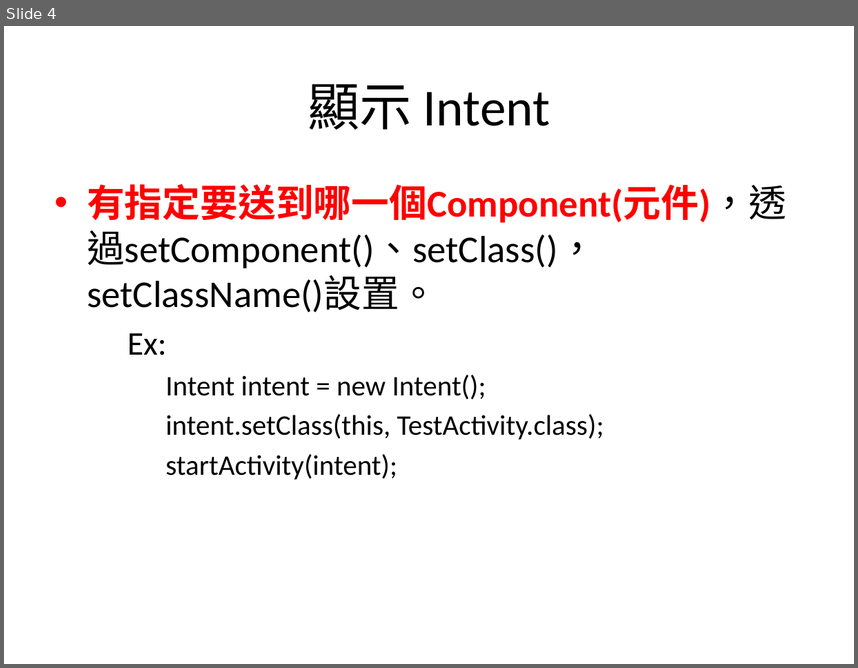
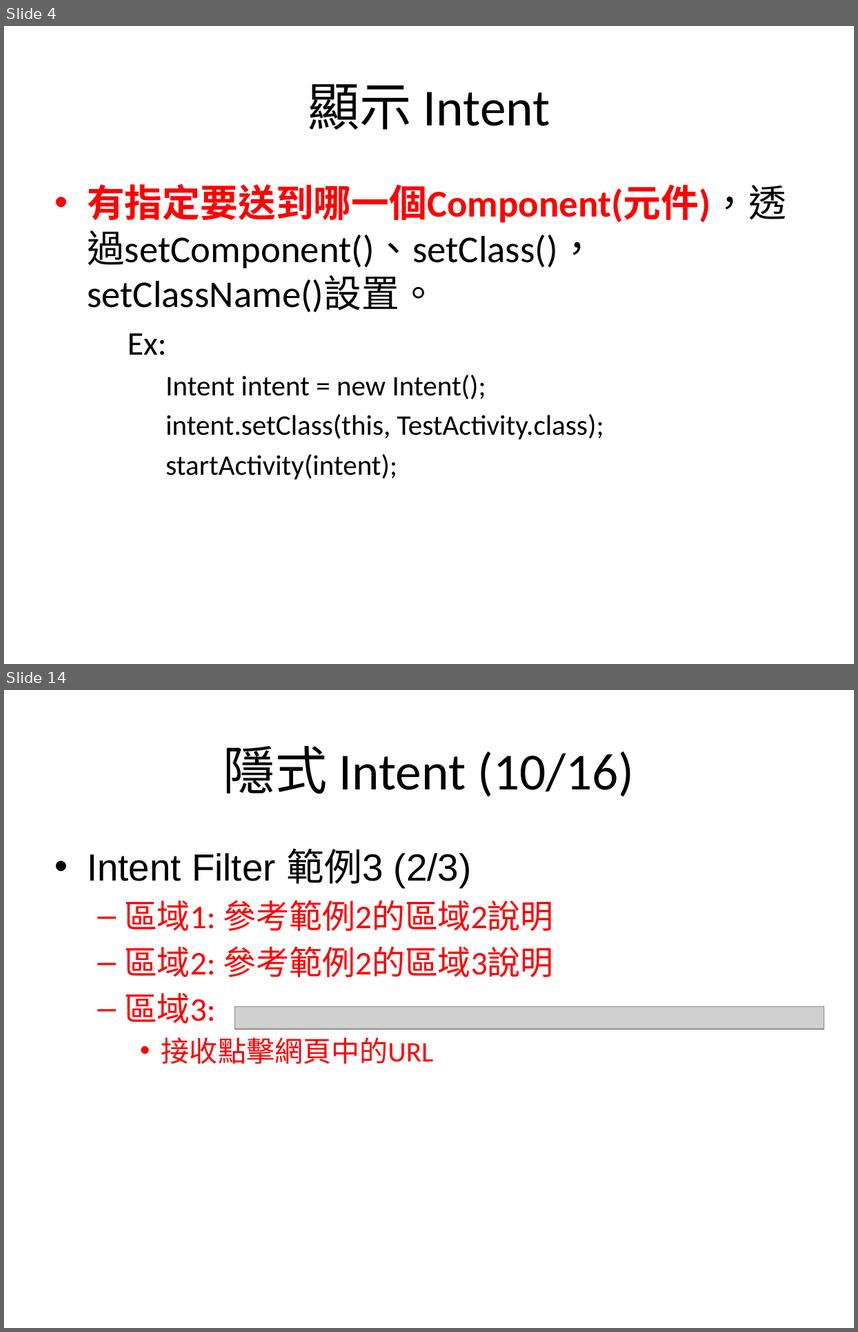
Before and after one commit to sonnyshih/AndroidDemoSample, a slide deck: CustomerUIDemo/Intent and Intent Filter instruction.pptx. Shown one above the other, each under a label of ours: slide 4 before the commit, slides 4 and 14 after it; the slides between them are not shown. The pictures are 858x668 and 858x1332 pixels, drawn with LibreOffice and Linux fonts; fonts in the diff are those of the drawing; grey boxes stand for pictures. Boxes give left, top, right and bottom in pixels: in the first picture for what was removed or moved away, otherwise in the second. Text is boxed around its words. In the diff, an @@ line names an element or a change of style, - is before the commit and + after.

Commit message:
Add the Intent filter demo.

```diff
--- a/CustomerUIDemo/Intent and Intent Filter instruction.pptx
+++ b/CustomerUIDemo/Intent and Intent Filter instruction.pptx
@@ slide 14 added at <box>4,690,854,1328</box>, background #FFFFFF @@
@@ title added at <box>223,746,634,797</box>, 44 pt, text #000000 @@
+隱式 Intent (10/16)
@@ text added at <box>87,848,554,1064</box>, 28 pt, text #FF0000 @@
+• Intent Filter 範例3 (2/3)
+  – 區域1: 參考範例2的區域2說明
+  – 區域2: 參考範例2的區域3說明
+  – 區域3:
+    • 接收點擊網頁中的URL
@@ picture added at <box>235,1006,824,1028</box> @@
```
Also in this commit, not shown: 9 slides changed, 7 other slides added, 10 other files.
